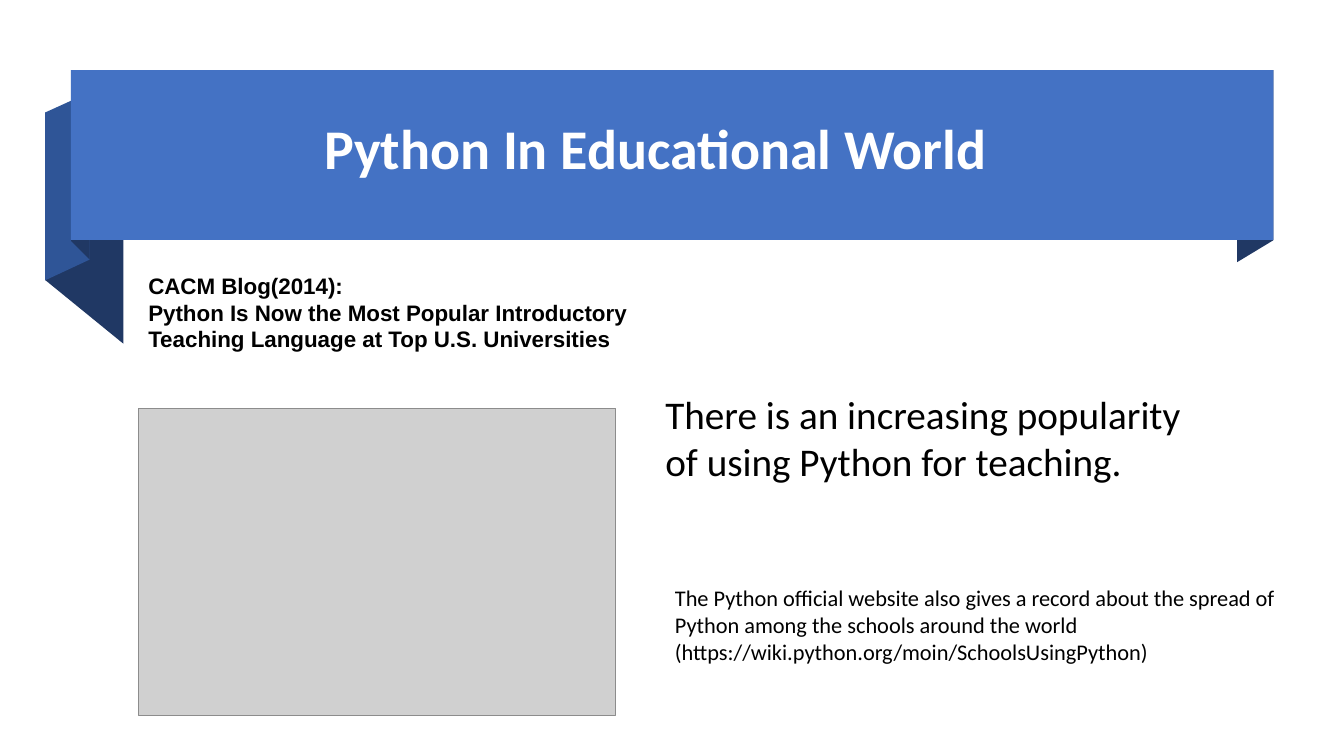
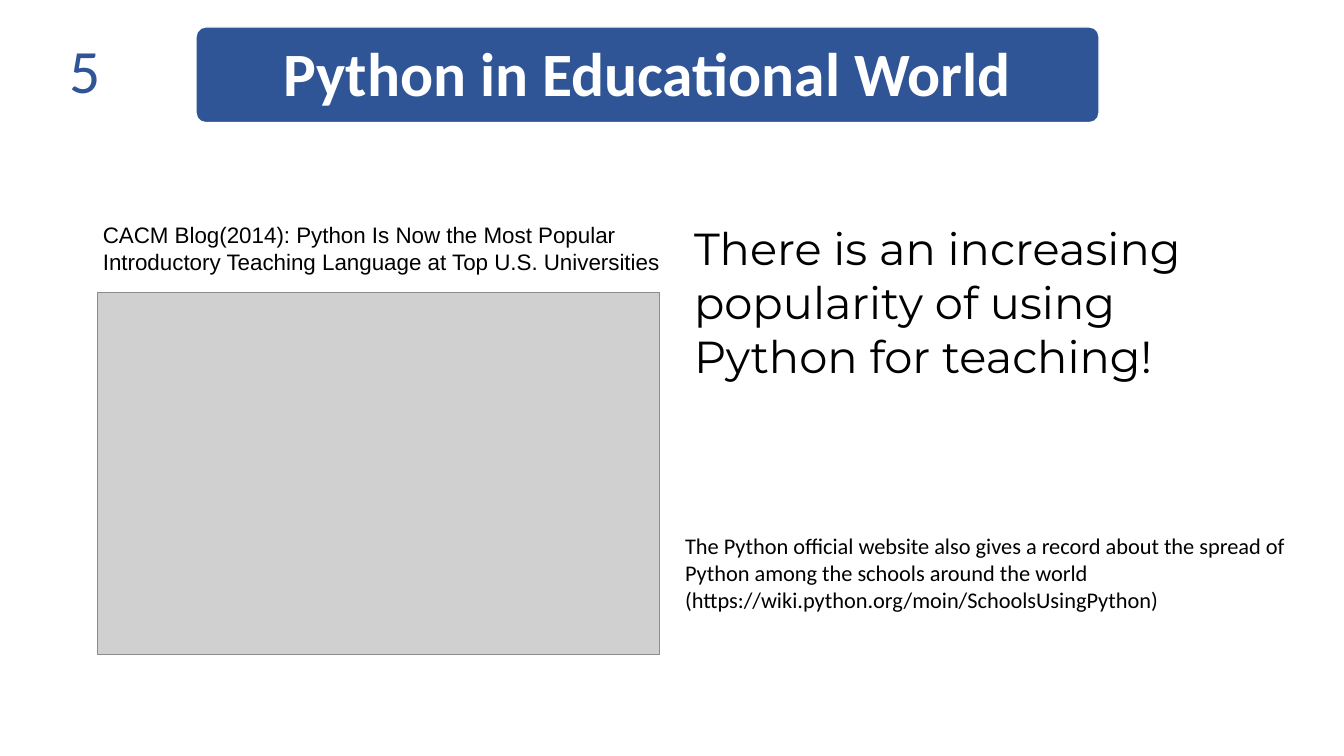
Before and after one commit to thautwarm/diojit, a slide deck: slide 5 of docs/Taine.pptx (slide 6 before the commit). Drawn at 1344x756 pixels with LibreOffice and Linux fonts; fonts in the diff are those of the drawing; grey boxes stand for pictures. Boxes give left, top, right and bottom in pixels: in the first picture for what was removed or moved away, otherwise in the second. Text is boxed around its words. In the diff, an @@ line names an element or a change of style, - is before the commit and + after.

```diff
--- a/docs/Taine.pptx
+++ b/docs/Taine.pptx
@@ rounded rectangle "Python in Educational World" resized from (x1=324, y1=129, x2=986, y2=178) to (x1=196, y1=27, x2=1099, y2=123) @@
@@ rounded rectangle "Python in Educational World" at (x1=196, y1=27, x2=1099, y2=123): vertical alignment middle to top; fill none to #2F5597; outline none to #FFFFFF 1 pt @@
@@ page number added at (x1=69, y1=53, x2=100, y2=94), 44 pt, text #2F5597 @@
+5
@@ text in rounded rectangle at (x1=283, y1=52, x2=1011, y2=106): text changed; size 40 to 44 pt @@
-Python In Educational World
+Python in Educational World
@@ rectangle removed at (x1=71, y1=71, x2=1273, y2=241) @@
@@ freeform shape removed at (x1=72, y1=71, x2=90, y2=259) @@
@@ freeform shape removed at (x1=1237, y1=71, x2=1273, y2=263) @@
@@ freeform shape removed at (x1=45, y1=113, x2=124, y2=344) @@
@@ freeform shape removed at (x1=45, y1=93, x2=90, y2=281) @@
@@ text at (x1=103, y1=226, x2=659, y2=275): text changed; bold off @@
-CACM Blog(2014):
-Python Is Now the Most Popular Introductory
-Teaching Language at Top U.S. Universities
+CACM Blog(2014): Python Is Now the Most Popular Introductory Teaching Language at Top U.S. Universities
@@ text at (x1=694, y1=231, x2=1181, y2=382): text changed; size 28 to 32 pt; font Calibri to Montserrat @@
-There is an increasing popularity of using Python for teaching.
+There is an increasing popularity of using Python for teaching!
@@ picture resized from (x1=138, y1=408, x2=616, y2=716) to (x1=97, y1=292, x2=659, y2=654) @@
@@ text "The Python official website also ..." moved from (x1=675, y1=590, x2=1275, y2=664) to (x1=685, y1=538, x2=1285, y2=612) @@
```
Also in this commit, not shown: 40 other slides changed, 20 slides added, 15 slides removed, 4 other files.
